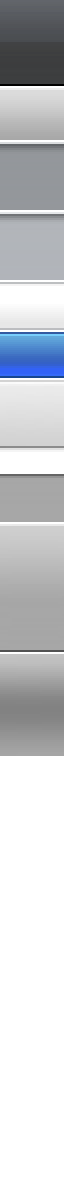
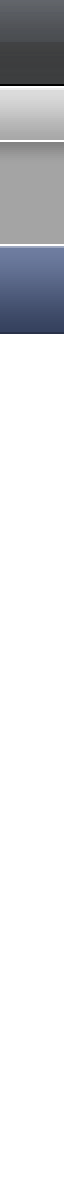
Before/after of a 64 × 1200 layered artwork. What changed in the layer stack:
renamed "Project Control BG" to "Drop Shadow BG", moved it above "Bottom Bar BG", painted on it over [0, 142, 64, 244]
renamed "Task Control BG" to "Top Control Bar BG", painted on it over [0, 212, 64, 334]
removed layer "Input Field BG" over [0, 282, 64, 330]
removed layer "Selected Project BG - Mid" over [0, 332, 64, 378]
removed layer "Task BG - Mid" over [0, 380, 64, 452]
removed layer "Priority BG - Mid" over [0, 474, 64, 526]
removed layer "Settings Top Bar BG - Mid" over [0, 524, 64, 652]
removed layer "Settings Area Sel BG - Mid" over [0, 654, 64, 756]
showed "Background" over [0, 142, 64, 756]
